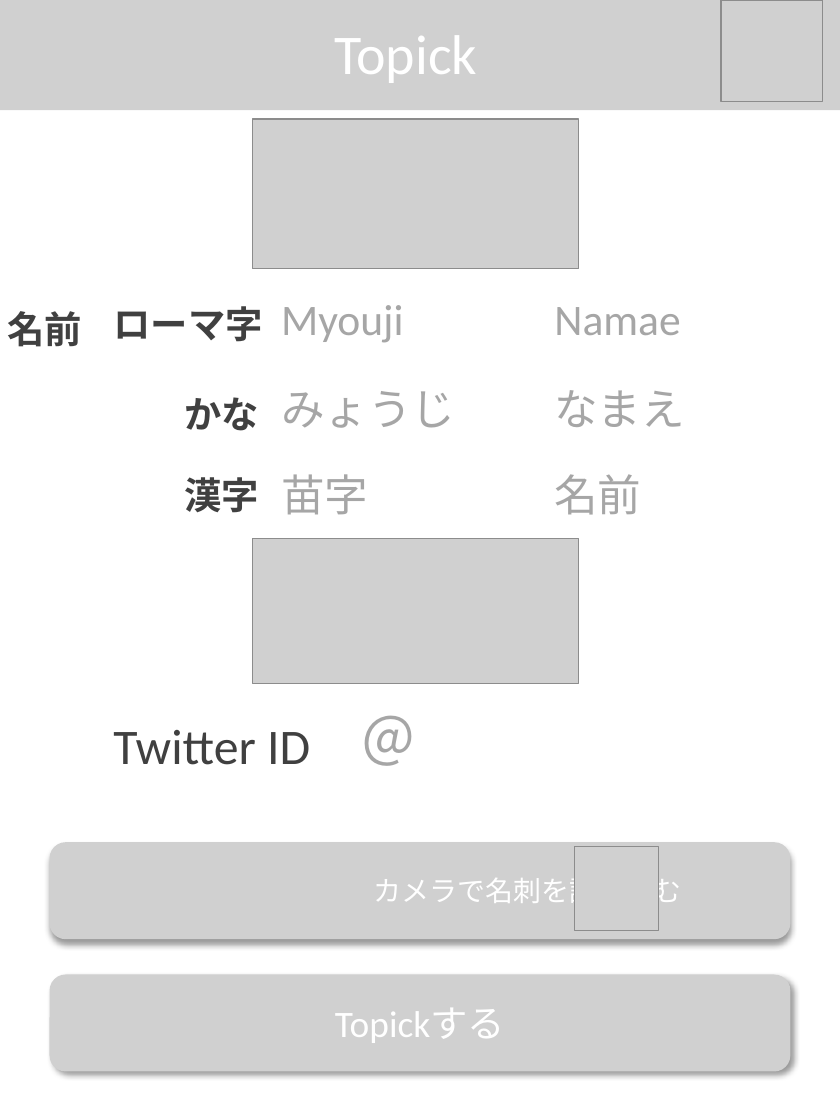
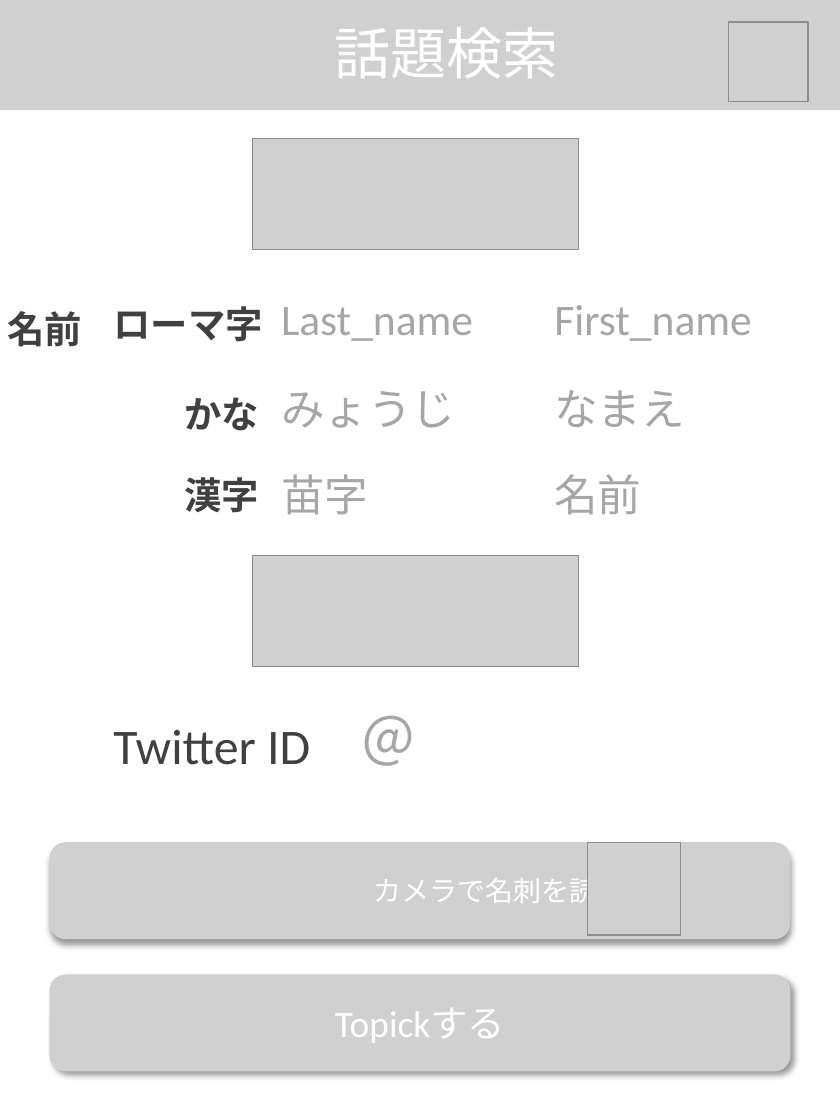
Before and after one commit to kirikiriyamama/topick, a slide deck: slide 2 of client/UI/UI.pptx (slide 1 before the commit). Drawn at 840x1120 pixels with LibreOffice and Linux fonts; fonts in the diff are those of the drawing; grey boxes stand for pictures; background and template pictures are left out. Boxes give left, top, right and bottom in pixels: in the first picture for what was removed or moved away, otherwise in the second. Text is boxed around its words. In the diff, an @@ line names an element or a change of style, - is before the commit and + after.

```diff
--- a/client/UI/UI.pptx
+++ b/client/UI/UI.pptx
@@ text at [334, 27, 558, 78]: text changed @@
-Topick
+話題検索
@@ picture added at [706, 4, 834, 106] @@
@@ picture: place and size @@
-picture at [721, 0, 823, 102]
+picture at [729, 22, 809, 102]
@@ picture: place and size @@
-picture at [252, 119, 578, 269]
+picture at [252, 139, 578, 250]
@@ text at [281, 307, 473, 341]: text changed @@
-Myouji
+Last_name
@@ text at [554, 305, 751, 341]: text changed @@
-Namae
+First_name
@@ picture: place and size @@
-picture at [252, 539, 578, 683]
+picture at [252, 556, 578, 666]
@@ picture: place and size @@
-picture at [575, 847, 659, 931]
+picture at [588, 842, 681, 935]
```
Also in this commit, not shown: 5 other slides changed, 1 slide added, 15 other files.
